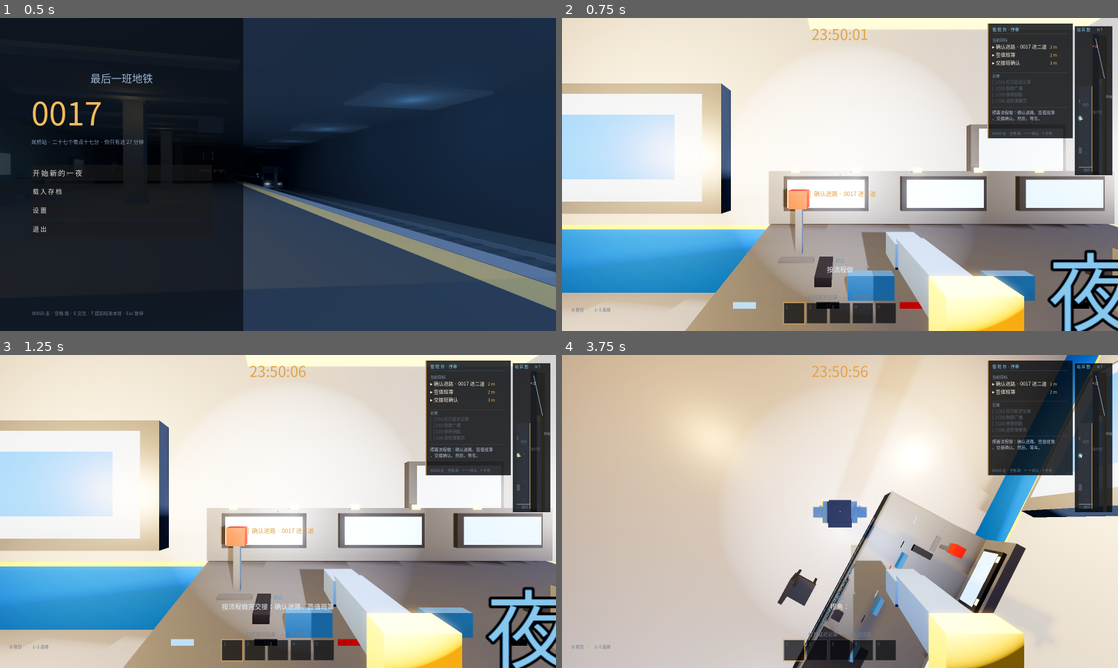
Above: before the commit, frames 1-4 (two rows, left to right).
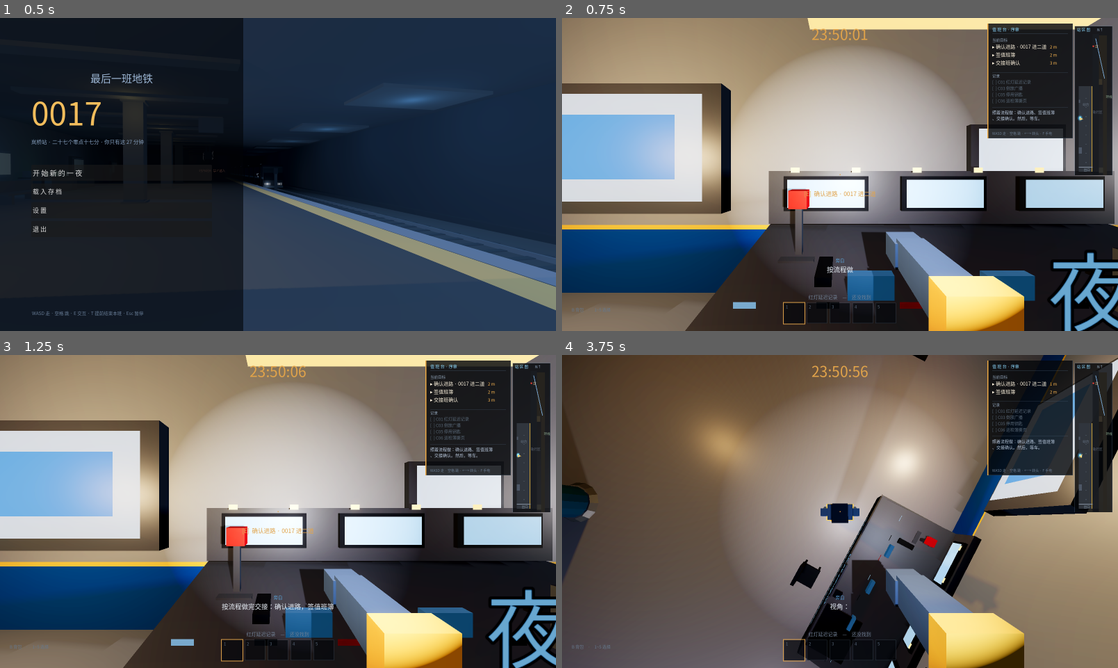
Above: after the commit, the same moments.

Repository: sabrina1647412733-collab/anomaly-bureau-game
Game: Godot game, scene res://scenes/main.tscn
The game is run twice, just before and just after one commit, with the same random seed, the same clock (stepped at 60 frames per second) and the same inputs.
Inputs (mouse positions are in pixels of both pictures, inside the frame that each line leads up to):
- Up to frame 1 (0.5 s): no input
- Up to frame 2 (0.75 s): click "开 始 新 的 一 夜" at 0.5 s
- Up to frame 3 (1.25 s): no input
- Up to frame 4 (3.75 s): tap Enter at 1.25, 2.85 s; move the mouse to (867, 511) at 1.27 s; hold E 1.28-2.03 s; hold Up from 1.28 s (still down); click (867, 511) at 1.42 s; tap Space at 1.52, 2.27, 3.5 s; move the mouse to (812, 511) at 2.02 s; tap R at 2.1 s; move the mouse to (851, 505) at 2.77 s; move the mouse to (834, 517) at 3.52 s; tap V at 3.6 s; click (834, 517) at 3.67 s

Frame 1 is identical in both runs. In frame 2, 86% of the frame differs, in the area x 0-100%, y 0-100%; in frame 3, 86%; in frame 4, 92%.

Commit message:
[godot] 形体重做 + 压暗：站台厅改浅桶形拱顶（含每 6m 拱肋）、8 根方柱改圆柱（柱础/柱头/站名环带）、垃圾桶改圆桶；新增 cyl/cyl_z 建模接口；全局灯光 ×0.42、环境光 0.18、曝光 0.58、雾改 62m 冷暗、饱和 1.05（地下地铁观感）；三角面 10168→12288 - 小千

Diff:
--- a/project.godot
+++ b/project.godot
@@ -26,7 +26,5 @@
 
 [rendering]
 
-renderer/rendering_method.web="gl_compatibility"
-
 anti_aliasing/quality/msaa_3d=2
 environment/defaults/default_clear_color=Color(0.011, 0.014, 0.022, 1)
--- a/scripts/game.gd
+++ b/scripts/game.gd
@@ -139,14 +139,14 @@
 
 func _make_env() -> void:
 	# —— 观感可调参数：改这两个数就能整体调亮暗 / 调泛光强度 ——
-	const LOOK_EXPOSURE := 0.90      # 曝光：0.8 更暗更夜，1.2 更亮
-	const LOOK_GLOW := 0.32          # 泛光强度：只让灯本身发光，不做梦幻感
+	const LOOK_EXPOSURE := 0.58      # 曝光：0.8 更暗更夜，1.2 更亮
+	const LOOK_GLOW := 0.45          # 泛光强度：只让灯本身发光，不做梦幻感
 	var e := Environment.new()
 	e.background_mode = Environment.BG_COLOR
 	e.background_color = Color(0.027, 0.043, 0.063)
 	e.ambient_light_source = Environment.AMBIENT_SOURCE_COLOR
 	e.ambient_light_color = Color(0.52, 0.62, 0.78)
-	e.ambient_light_energy = 0.55
+	e.ambient_light_energy = 0.18
 	e.fog_enabled = false
 	# —— 电影感调色（2026-10-16 观感升级）：ACES 色调映射让高光有滚降、泛光让灯带真的发光、SSAO 补角落接触阴影 ——
 	e.tonemap_mode = Environment.TONE_MAPPER_ACES
@@ -172,7 +172,7 @@
 		e.ssao_light_affect = 0.12
 	e.adjustment_enabled = true
 	e.adjustment_contrast = 1.04
-	e.adjustment_saturation = 1.25
+	e.adjustment_saturation = 1.05
 	var we := WorldEnvironment.new()
 	we.environment = e
 	add_child(we)
--- a/scripts/level.gd
+++ b/scripts/level.gd
@@ -37,6 +37,7 @@
 func build() -> void:
     ground()
     walls()
+    vault()
     platform_edge()
     columns_and_lights()
     track()
@@ -55,9 +56,45 @@
 func walls() -> void:
     b.box("panel", _v(PX0 - 0.5, FY, ZS0 - 0.6), _v(PX0, CH, ZS1 + 0.6), true, "p")
     b.box("panel", _v(TX1, TY, ZS0), _v(TX1 + 0.7, CH, ZS1), true, "n")
-    b.box("panel", _v(PX0 - 0.6, FY, ZS0 - 0.6), _v(TX0, CH, ZS0), true, "f")
-    b.box("panel", _v(PX0 - 0.6, FY, ZS1), _v(TX0, CH, ZS1 + 0.6), true, "k")
-    b.box("ceil", _v(PX0 - 0.6, CH, ZS0 - 0.6), _v(TX1 + 0.7, CH + 0.6, ZS1 + 0.6), true, "b")
+    b.box("panel", _v(PX0 - 0.6, FY, ZS0 - 0.6), _v(TX0, CH + 1.4, ZS0), true, "f")
+    b.box("panel", _v(PX0 - 0.6, FY, ZS1), _v(TX0, CH + 1.4, ZS1 + 0.6), true, "k")
+    b.box("ceil", _v(TX0, CH, ZS0 - 0.6), _v(TX1 + 0.7, CH + 0.6, ZS1 + 0.6), true, "b")   # 轨行区平顶
+
+# ------------------------------------------------------------------ 站台厅拱顶
+## 浅桶形拱顶（半正弦剖面）+ 每 6m 一道拱肋，替掉原来的平板吊顶
+func vault() -> void:
+    var sag := 1.15
+    var x0 := PX0
+    var x1 := TX0
+    var segs := 26
+    var zz0 := ZS0 - 0.6
+    var zz1 := ZS1 + 0.6
+    for i in range(segs):
+        var t0 := float(i) / float(segs)
+        var t1 := float(i + 1) / float(segs)
+        var xa := lerpf(x0, x1, t0)
+        var xb := lerpf(x0, x1, t1)
+        var ya := CH + sag * sin(PI * t0)
+        var yb := CH + sag * sin(PI * t1)
+        var tm := (t0 + t1) * 0.5
+        var slope := sag * PI / (x1 - x0) * cos(PI * tm)
+        var n := Vector3(slope, -1.0, 0.0).normalized()
+        b.quad("ceil", Vector3(xa, ya, zz0), Vector3(xb, yb, zz0), Vector3(xb, yb, zz1), Vector3(xa, ya, zz1), n)
+    # 拱肋
+    var zr := zz0
+    while zr < zz1:
+        for i in range(segs):
+            var t0 := float(i) / float(segs)
+            var t1 := float(i + 1) / float(segs)
+            var xa := lerpf(x0, x1, t0)
+            var xb := lerpf(x0, x1, t1)
+            var ya := CH + sag * sin(PI * t0) - 0.055
+            var yb := CH + sag * sin(PI * t1) - 0.055
+            var tm := (t0 + t1) * 0.5
+            var slope := sag * PI / (x1 - x0) * cos(PI * tm)
+            var n := Vector3(slope, -1.0, 0.0).normalized()
+            b.quad("metalD", Vector3(xa, ya, zr), Vector3(xb, yb, zr), Vector3(xb, yb, zr + 0.40), Vector3(xa, ya, zr + 0.40), n)
+        zr += 6.0
 
 func platform_edge() -> void:
     b.box("conc", _v(-0.35, TY, ZS0), _v(0.0, FY, ZS1), false, "p")
@@ -72,11 +109,15 @@
 func columns_and_lights() -> void:
     for i in range(8):
         var z := -40.0 + float(i) * 12.0
-        b.box("colTile", _v(-9.05, FY, z - 0.45), _v(-8.15, CH, z + 0.45), true)
-        b.box("colAmber", _v(-9.06, 1.42, z - 0.47), _v(-8.14, 1.56, z + 0.47), false, "p")
-        b.box("metalD", _v(-9.15, FY, z - 0.55), _v(-8.05, 0.10, z + 0.55), false)
-        b.box("metalD", _v(-9.15, CH - 0.14, z - 0.55), _v(-8.05, CH, z + 0.55), false)
-        b.box("sign", _v(-9.07, 1.42, z - 0.47), _v(-8.13, 1.52, z + 0.47), false, "p")
+        var cx := -8.60
+        # 圆柱柱：柱础（圆台）→ 柱身 → 柱头（外扩圆台）
+        b.cyl("colTile", cx, z, FY + 0.12, CH - 0.22, 0.42, 0.42, 14, false, false)
+        b.cyl("metalD", cx, z, FY, FY + 0.12, 0.55, 0.46, 14, false, true)
+        b.cyl("metalD", cx, z, CH - 0.22, CH, 0.46, 0.56, 14, true, false)
+        # 站名环带（琥珀 + 蓝牌）
+        b.cyl("colAmber", cx, z, 1.38, 1.60, 0.435, 0.435, 14, false, false)
+        b.cyl("sign", cx, z, 1.42, 1.54, 0.448, 0.448, 14, false, false)
+        b.add_collider(_v(cx - 0.52, FY, z - 0.52), _v(cx + 0.52, CH, z + 0.52))
     # 站台灯带
     for i in range(22):
         var z := -52.5 + float(i) * 5.0
@@ -471,7 +512,9 @@
     b.plaque("自动售货", _v(x1 - 0.005, base + 1.70, (z0 + z1) * 0.5), 0.62, 0.18, "x", 1, Color(0.55, 0.78, 1.0))
 
 func bin(cx: float, cz: float, base := FY) -> void:
-    b.box("metalD", _v(cx - 0.22, base, cz - 0.22), _v(cx + 0.22, base + 0.76, cz + 0.22), true, "all", 0.050)
+    b.cyl("metalD", cx, cz, base + 0.02, base + 0.74, 0.23, 0.25, 12, false, true)   # 圆桶身
+    b.cyl("dark", cx, cz, base, base + 0.02, 0.20, 0.23, 12, false, true)
+    b.add_collider(_v(cx - 0.26, base, cz - 0.26), _v(cx + 0.26, base + 0.80, cz + 0.26))
     b.box("dark", _v(cx - 0.25, base + 0.76, cz - 0.25), _v(cx + 0.25, base + 0.86, cz + 0.25), false, "all", 0.020)
     b.box("dark", _v(cx - 0.11, base + 0.86, cz - 0.17), _v(cx + 0.11, base + 0.90, cz + 0.17), false)
     b.box("metalD", _v(cx - 0.205, base + 0.18, cz - 0.205), _v(cx + 0.205, base + 0.23, cz + 0.205), false)
--- a/scripts/station.gd
+++ b/scripts/station.gd
@@ -222,6 +222,40 @@
     if solid:
         add_collider(Vector3(x0, y0, z0), Vector3(x1, y1, z1))
 
+## 圆柱 / 圆锥台（低多边形）：segs 边，可分别给上下半径与端盖
+func cyl(key: String, cx: float, cz: float, y0: float, y1: float, r0: float, r1: float, segs := 12, cap_top := false, cap_bottom := false) -> void:
+    var rr0 := maxf(r0, 0.001)
+    var rr1 := maxf(r1, 0.001)
+    var h := maxf(y1 - y0, 0.001)
+    for i in range(segs):
+        var a0 := TAU * float(i) / float(segs)
+        var a1 := TAU * float(i + 1) / float(segs)
+        var am := (a0 + a1) * 0.5
+        var p0 := Vector3(cx + cos(a0) * rr0, 0.0, cz + sin(a0) * rr0)
+        var p1 := Vector3(cx + cos(a1) * rr0, 0.0, cz + sin(a1) * rr0)
+        var q0 := Vector3(cx + cos(a0) * rr1, 0.0, cz + sin(a0) * rr1)
+        var q1 := Vector3(cx + cos(a1) * rr1, 0.0, cz + sin(a1) * rr1)
+        var n := Vector3(cos(am), (rr0 - rr1) / h, sin(am)).normalized()
+        quad(key, Vector3(p0.x, y0, p0.z), Vector3(p1.x, y0, p1.z), Vector3(q1.x, y1, q1.z), Vector3(q0.x, y1, q0.z), n)
+        if cap_top:
+            tri(key, Vector3(cx, y1, cz), Vector3(q0.x, y1, q0.z), Vector3(q1.x, y1, q1.z), Vector3(0, 1, 0))
+        if cap_bottom:
+            tri(key, Vector3(cx, y0, cz), Vector3(p1.x, y0, p1.z), Vector3(p0.x, y0, p0.z), Vector3(0, -1, 0))
+
+## 水平圆柱（灯管 / 管线 / 栏杆）：沿 z 轴
+func cyl_z(key: String, cx: float, cy: float, z0: float, z1: float, r: float, segs := 10, cap := true) -> void:
+    for i in range(segs):
+        var a0 := TAU * float(i) / float(segs)
+        var a1 := TAU * float(i + 1) / float(segs)
+        var am := (a0 + a1) * 0.5
+        var p0 := Vector3(cx + cos(a0) * r, cy + sin(a0) * r, 0.0)
+        var p1 := Vector3(cx + cos(a1) * r, cy + sin(a1) * r, 0.0)
+        var n := Vector3(cos(am), sin(am), 0.0)
+        quad(key, Vector3(p0.x, p0.y, z0), Vector3(p1.x, p1.y, z0), Vector3(p1.x, p1.y, z1), Vector3(p0.x, p0.y, z1), n)
+        if cap:
+            tri(key, Vector3(cx, cy, z0), Vector3(p1.x, p1.y, z0), Vector3(p0.x, p0.y, z0), Vector3(0, 0, -1))
+            tri(key, Vector3(cx, cy, z1), Vector3(p0.x, p0.y, z1), Vector3(p1.x, p1.y, z1), Vector3(0, 0, 1))
+
 func box(key: String, mn: Vector3, mx: Vector3, solid := false, faces := "all", bev := 0.0) -> void:
     if bev > 0.004 and faces == "all":
         box_bev(key, mn, mx, bev, solid)
@@ -275,11 +309,14 @@
 func slab(key: String, x0: float, z0: float, x1: float, z1: float, y_top: float, thick := 0.6, solid := true) -> void:
     box(key, Vector3(x0, y_top - thick, z0), Vector3(x1, y_top, z1), solid, "t")
 
+## 全局灯光强度：地下地铁要暗，只留灯带与应急灯
+const LIGHT_SCALE := 0.42
+
 func light(pos: Vector3, color: Color, energy: float, rng: float, shadows := false) -> OmniLight3D:
     var l := OmniLight3D.new()
     l.position = pos
     l.light_color = color
-    l.light_energy = energy
+    l.light_energy = energy * LIGHT_SCALE
     l.omni_range = rng
     l.shadow_enabled = shadows
     l.light_specular = 0.6
--- a/shaders/surface.gdshader
+++ b/shaders/surface.gdshader
@@ -11,9 +11,9 @@
 uniform float specular = 0.35;               // 高光强度（非金属材质用）
 uniform vec3  emission_color : source_color = vec3(0.0, 0.0, 0.0);
 uniform float emission_energy = 0.0;
-uniform vec3  fog_color : source_color = vec3(0.060, 0.085, 0.120);   // 淡蓝雾：远处是空气不是黑洞
+uniform vec3  fog_color : source_color = vec3(0.016, 0.024, 0.034);   // 淡蓝雾：远处是空气不是黑洞
 uniform float fog_start = 16.0;
-uniform float fog_end = 80.0;
+uniform float fog_end = 62.0;
 
 varying vec3 wpos;
 
